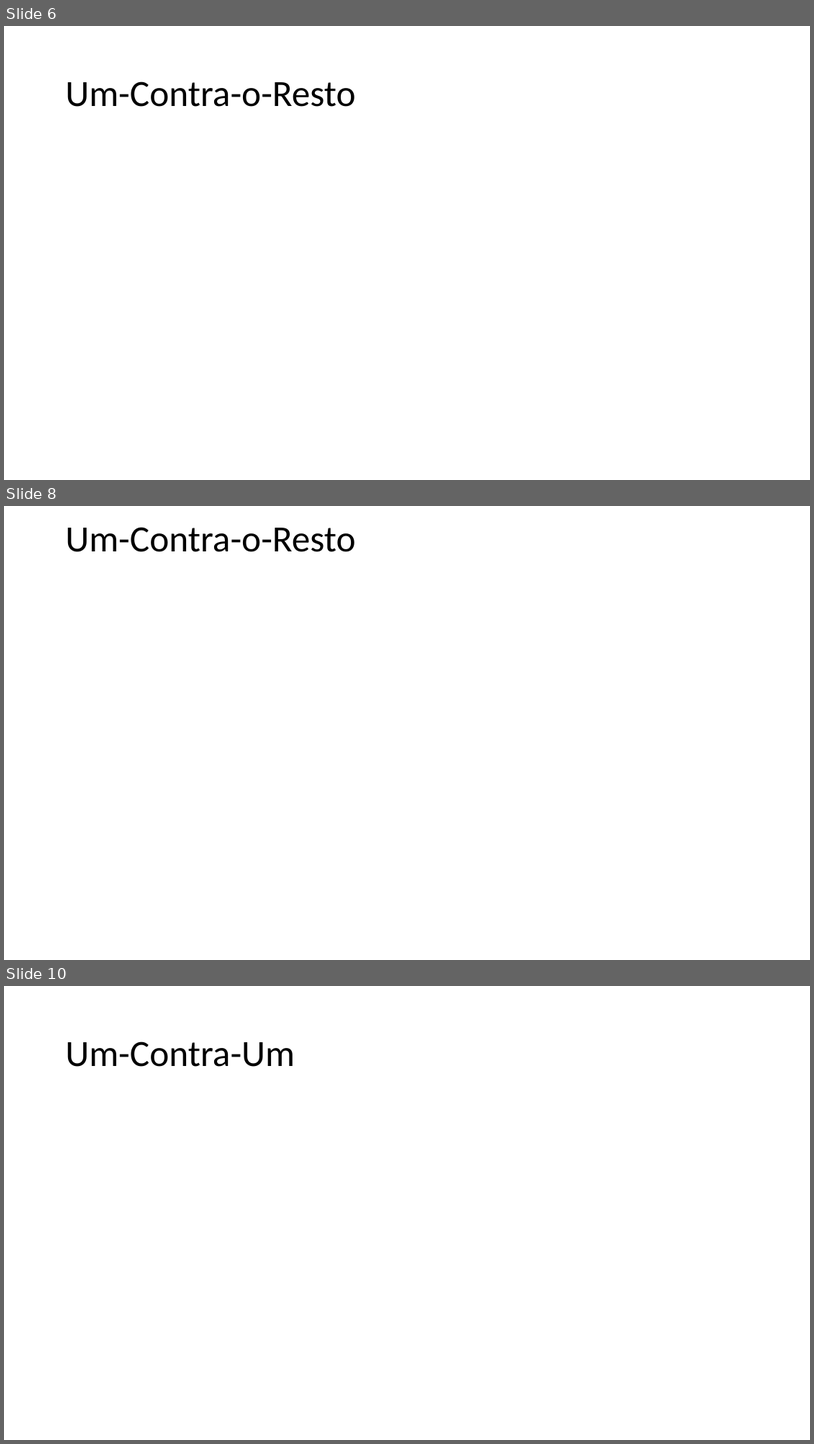
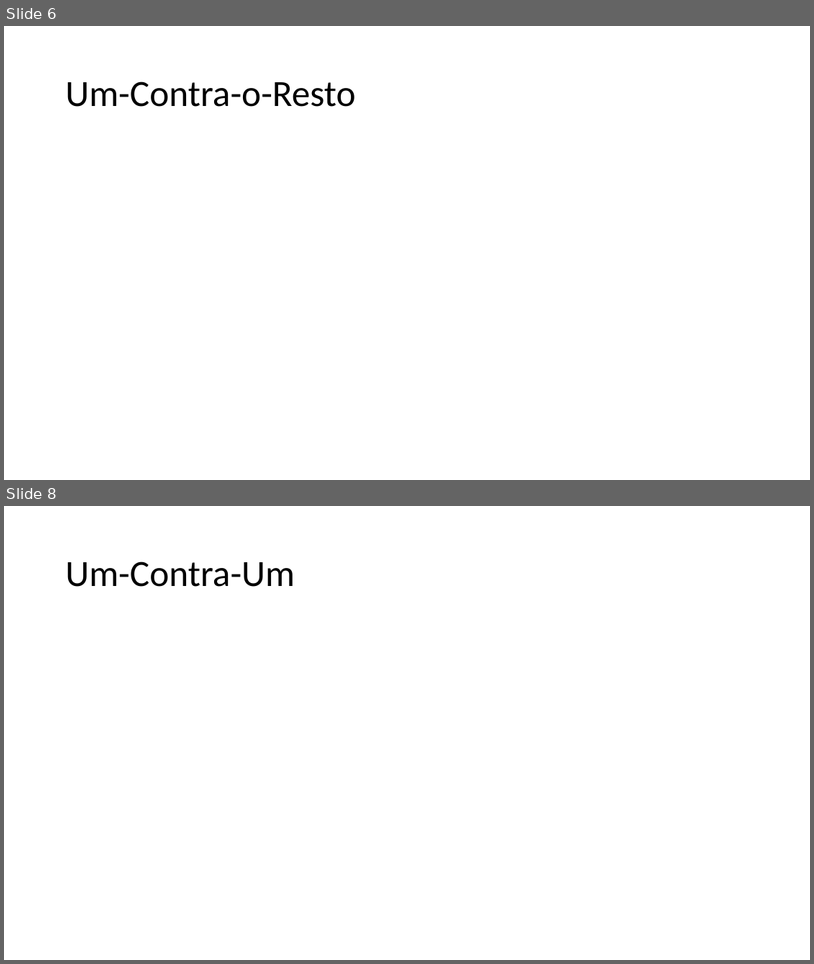
Before and after one commit to zz4fap/t320_aprendizado_de_maquina, a slide deck: slides/T320_Classificação (Parte IV).pptx. Shown one above the other, each under a label of ours: slides 6, 8 and 10 before the commit, slides 6 and 8 after it; the slides between them are not shown. The pictures are 814x1444 and 814x964 pixels, drawn with LibreOffice and Linux fonts; fonts in the diff are those of the drawing; grey boxes stand for pictures. Boxes give left, top, right and bottom in pixels: in the first picture for what was removed or moved away, otherwise in the second. Text is boxed around its words. In the diff, an @@ line names an element or a change of style, - is before the commit and + after.

```diff
--- a/slides/T320_Classificação (Parte IV).pptx
+++ b/slides/T320_Classificação (Parte IV).pptx
@@ slide 8 removed at (4, 506, 810, 960), background #FFFFFF @@
@@ title removed at (65, 527, 355, 552) @@
-Um-Contra-o-Resto
@@ what was slide 10 is now slide 8 @@
```
Also in this commit, not shown: 4 slides changed, 1 slide added, 2 other slides removed, 3 other files.
